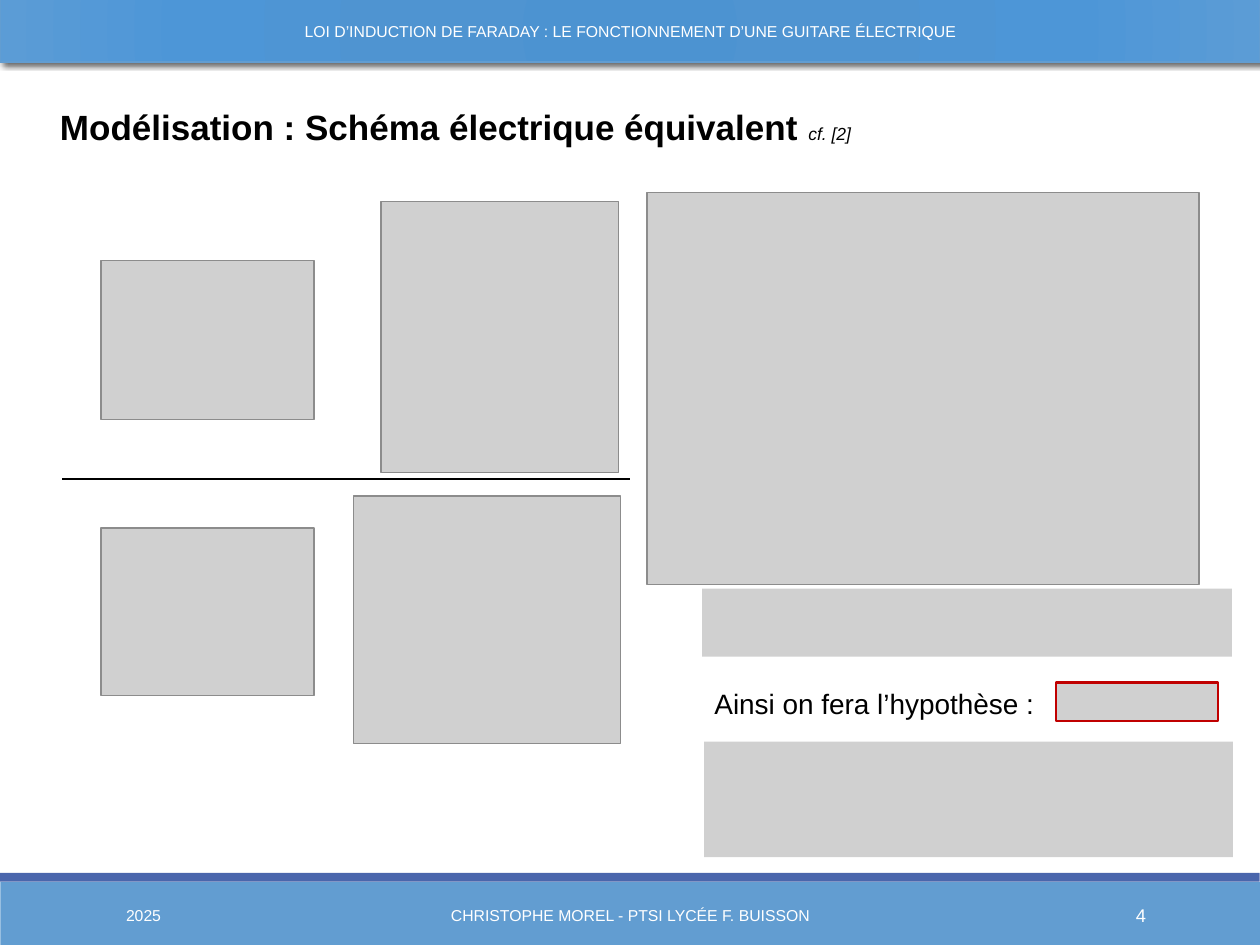
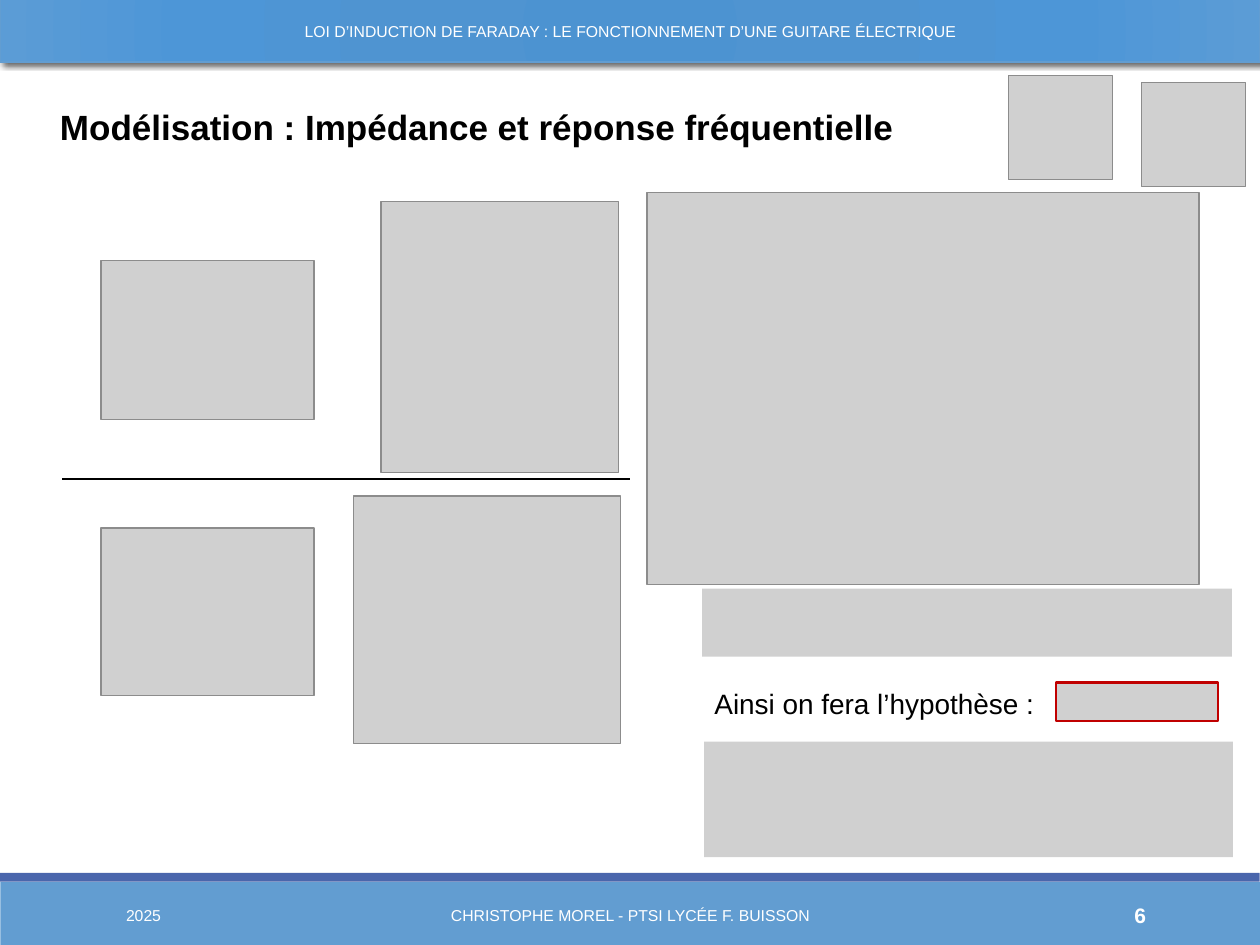
Before and after one commit to Chrismorel7/TIPE---Micro_guitare_elec, a slide deck: slide 6 of Views/Novembre.pptx (slide 4 before the commit). Drawn at 1260x945 pixels with LibreOffice and Linux fonts; fonts in the diff are those of the drawing; grey boxes stand for pictures. Boxes give left, top, right and bottom in pixels: in the first picture for what was removed or moved away, otherwise in the second. Text is boxed around its words. In the diff, an @@ line names an element or a change of style, - is before the commit and + after.

```diff
--- a/Views/Novembre.pptx
+++ b/Views/Novembre.pptx
@@ picture added at (1008, 76, 1113, 180) @@
@@ picture added at (1142, 83, 1246, 186) @@
@@ text at (60, 114, 893, 147): text changed @@
-Modélisation : Schéma électrique équivalent cf. [2]
+Modélisation : Impédance et réponse fréquentielle
@@ page number at (1134, 908, 1146, 923): text changed; size 10.5 to 12 pt; bold on @@
-4
+6
```
Also in this commit, not shown: 18 other slides changed, 2 slides added, 1 slide removed, 16 other files.
